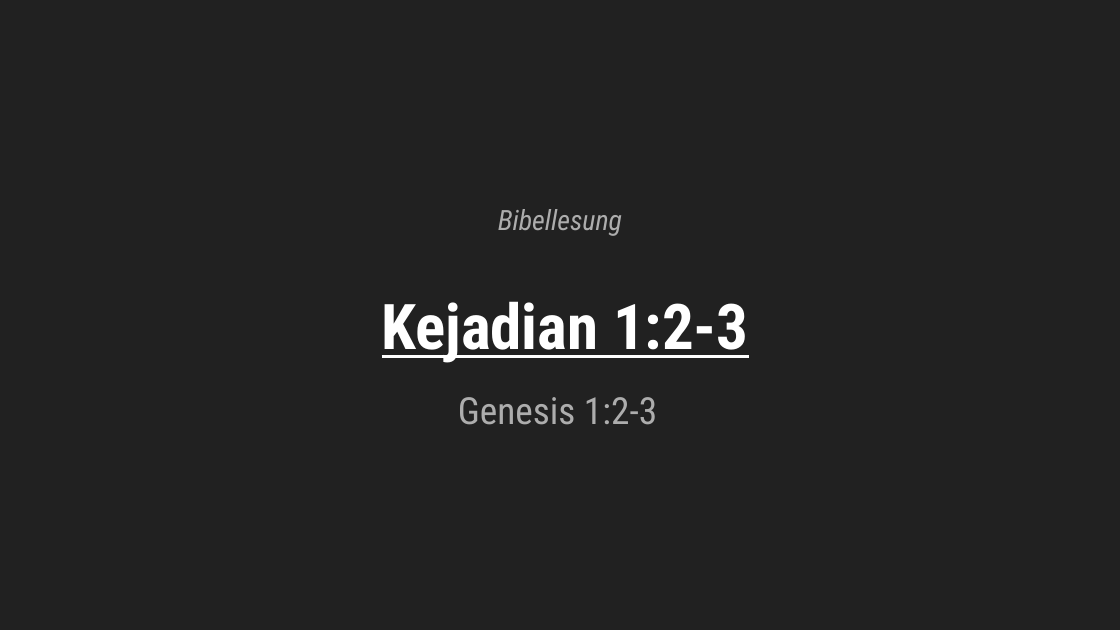
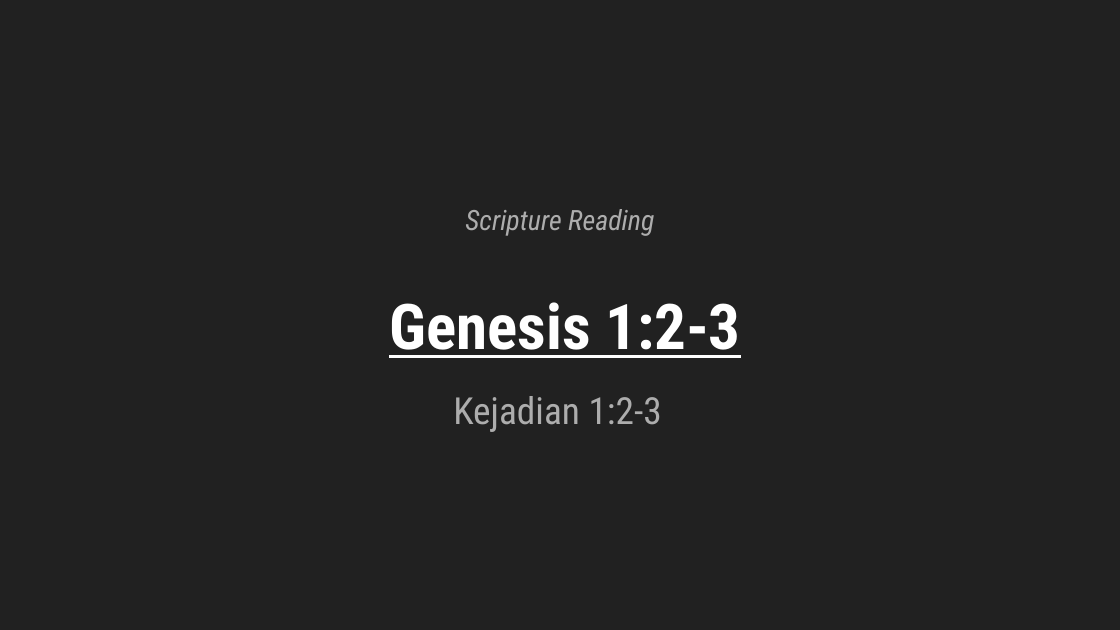
Before and after one commit to stepkurniawan/grii_hamburg_slidemaker, a slide deck: slide 18 of Output/20250323.pptx. Drawn at 1120x630 pixels with LibreOffice and Linux fonts; fonts in the diff are those of the drawing. Boxes give left, top, right and bottom in pixels: in the first picture for what was removed or moved away, otherwise in the second. Text is boxed around its words. In the diff, an @@ line names an element or a change of style, - is before the commit and + after.

```diff
--- a/Output/20250323.pptx
+++ b/Output/20250323.pptx
@@ text at [465, 209, 654, 236]: text changed @@
-Bibellesung
+Scripture Reading
@@ text at [389, 302, 741, 358]: text changed @@
-Kejadian 1:2-3
+Genesis 1:2-3
@@ text at [453, 396, 662, 432]: text changed @@
-Genesis 1:2-3
+Kejadian 1:2-3
```
Also in this commit, not shown: 2 other slides changed, 1 slide removed, 1 other file.
